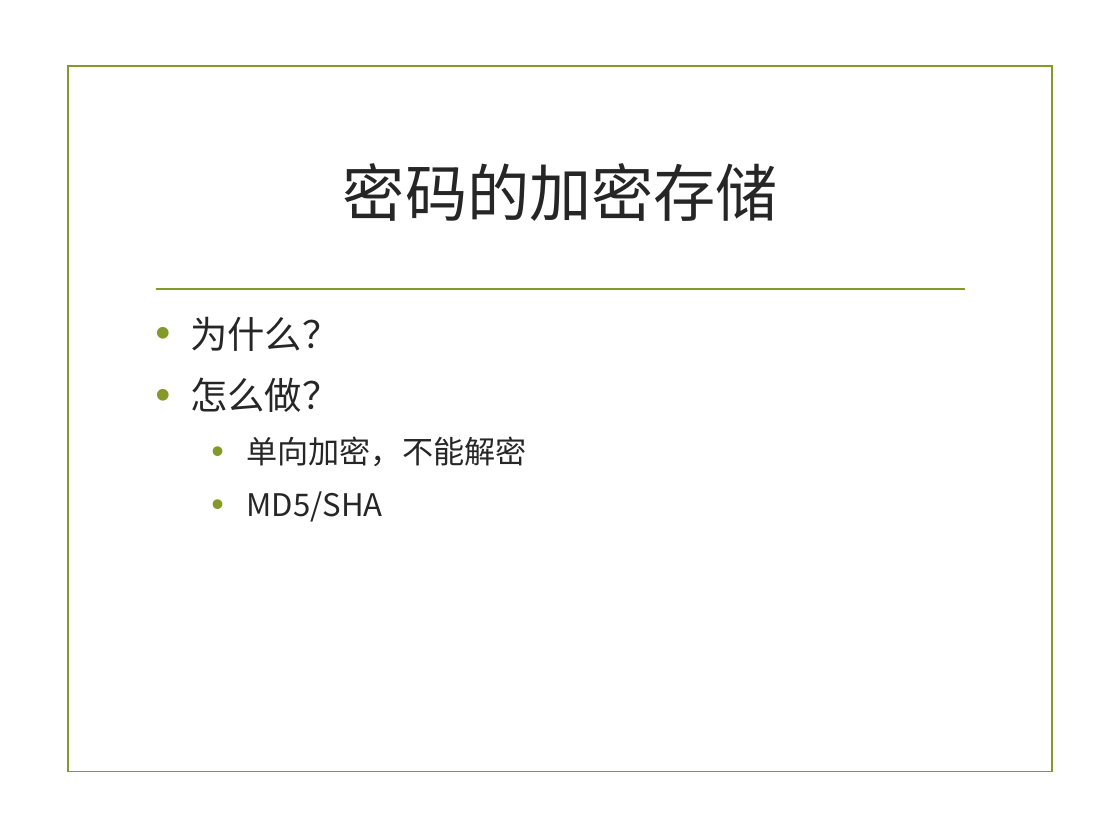
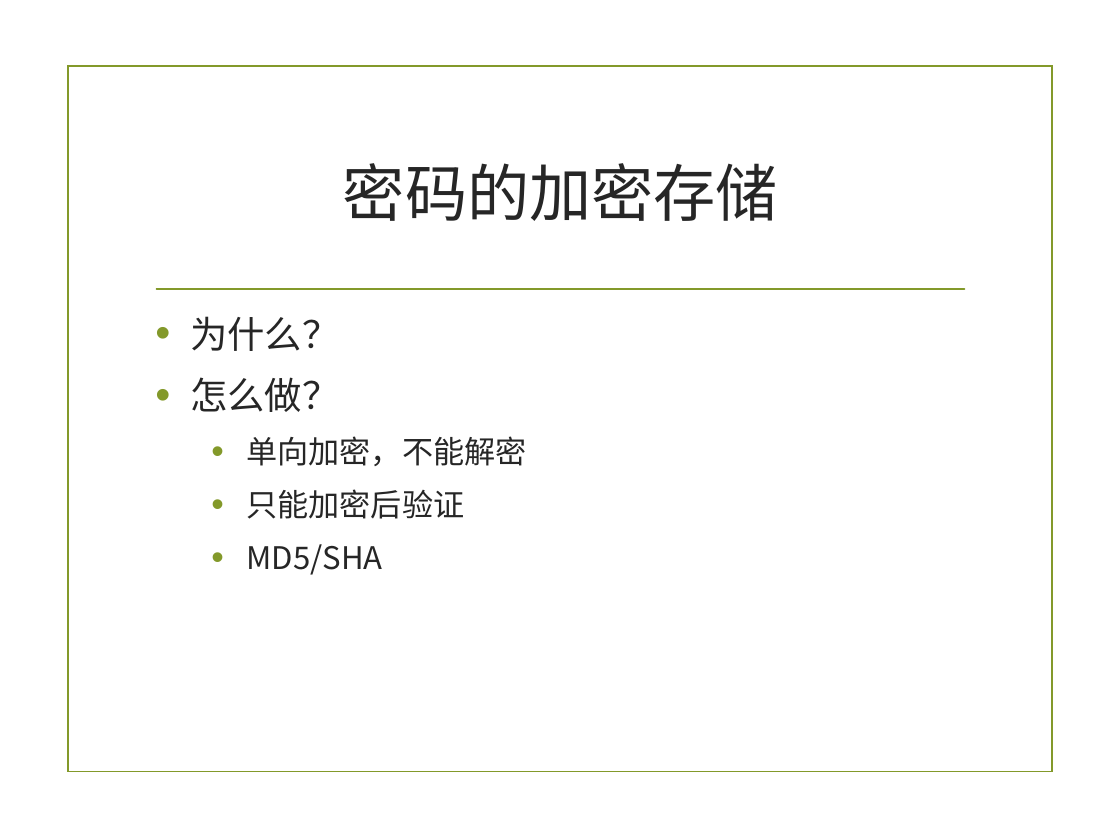
Before and after one commit to zuoshenghuang/curriculum, a slide deck: slide 31 of software/Ch_7_2_demo_2nd.pptx (slide 24 before the commit). Drawn at 1120x840 pixels with LibreOffice and Linux fonts; fonts in the diff are those of the drawing; background and template pictures are left out. Boxes give left, top, right and bottom in pixels: in the first picture for what was removed or moved away, otherwise in the second. Text is boxed around its words. In the diff, an @@ line names an element or a change of style, - is before the commit and + after.

```diff
--- a/software/Ch_7_2_demo_2nd.pptx
+++ b/software/Ch_7_2_demo_2nd.pptx
@@ text at (x1=246, y1=489, x2=464, y2=519): paragraph added @@
+  • 只能加密后验证
```
Also in this commit, not shown: 3 other slides changed, 10 slides added, 37 other files.
